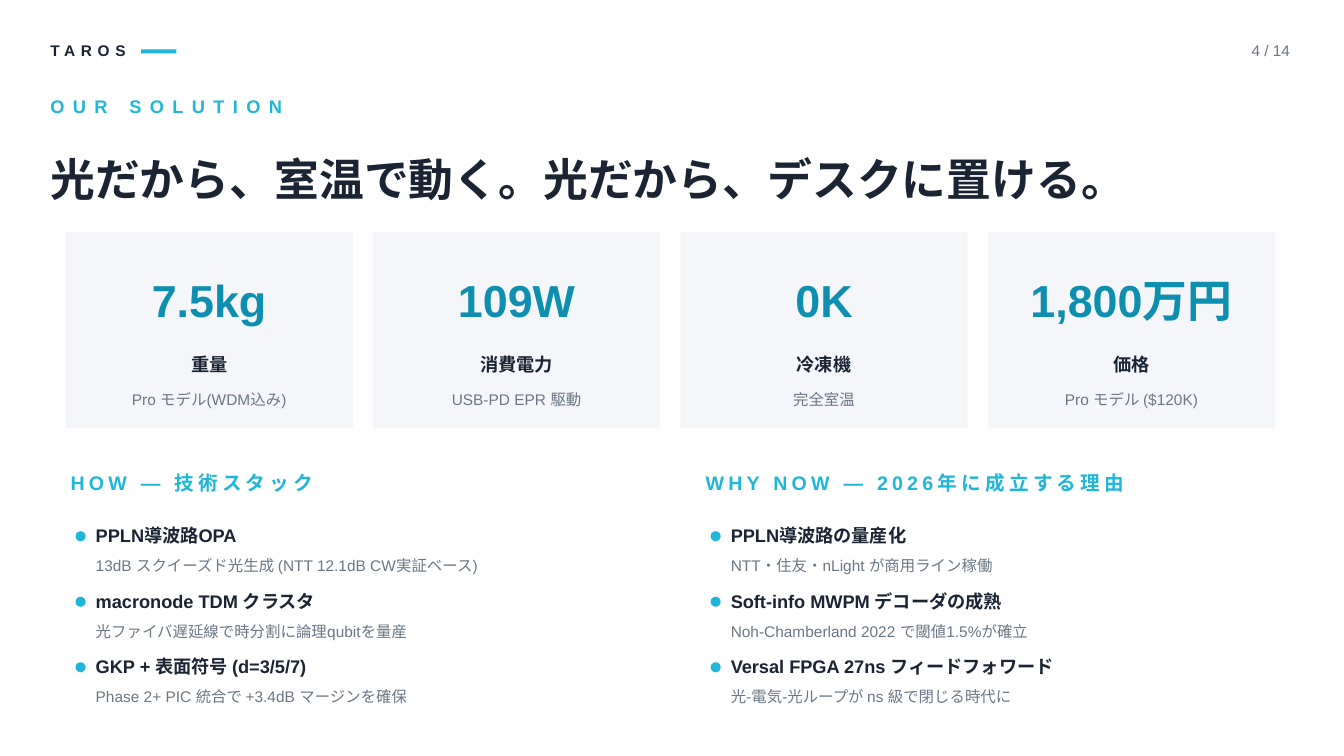
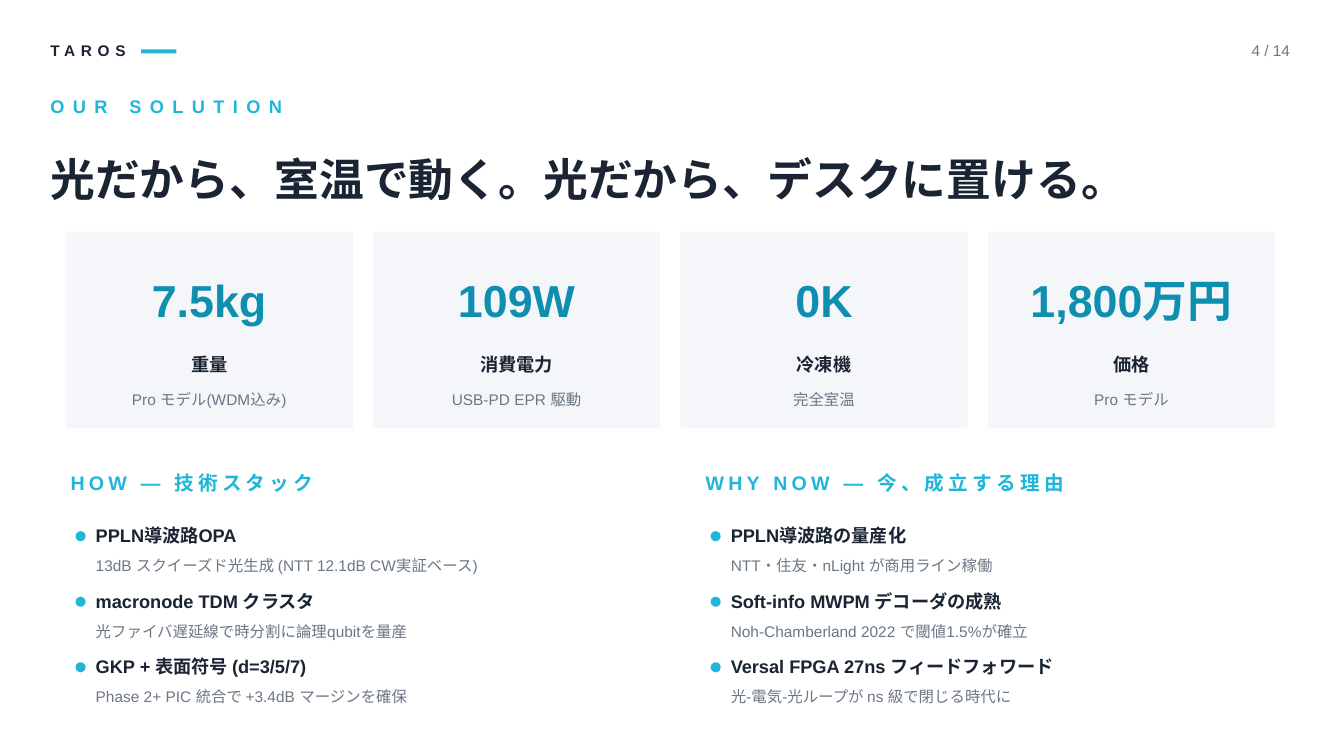
Before and after one commit to TomohiroTani28/Taros, a slide deck: slide 4 of assets/TAROS_Investor_Pitch_Revised.pptx. Drawn at 1344x756 pixels with LibreOffice and Linux fonts; fonts in the diff are those of the drawing. Boxes give left, top, right and bottom in pixels: in the first picture for what was removed or moved away, otherwise in the second. Text is boxed around its words. In the diff, an @@ line names an element or a change of style, - is before the commit and + after.

```diff
--- a/assets/TAROS_Investor_Pitch_Revised.pptx
+++ b/assets/TAROS_Investor_Pitch_Revised.pptx
@@ text at bbox=[1094, 392, 1168, 406]: text changed @@
-Pro モデル ($120K)
+Pro モデル
@@ text at bbox=[706, 473, 1064, 492]: text changed @@
-WHY NOW — 2026年に成立する理由
+WHY NOW — 今、成立する理由
```
Also in this commit, not shown: 8 other slides changed, 32 other files.
